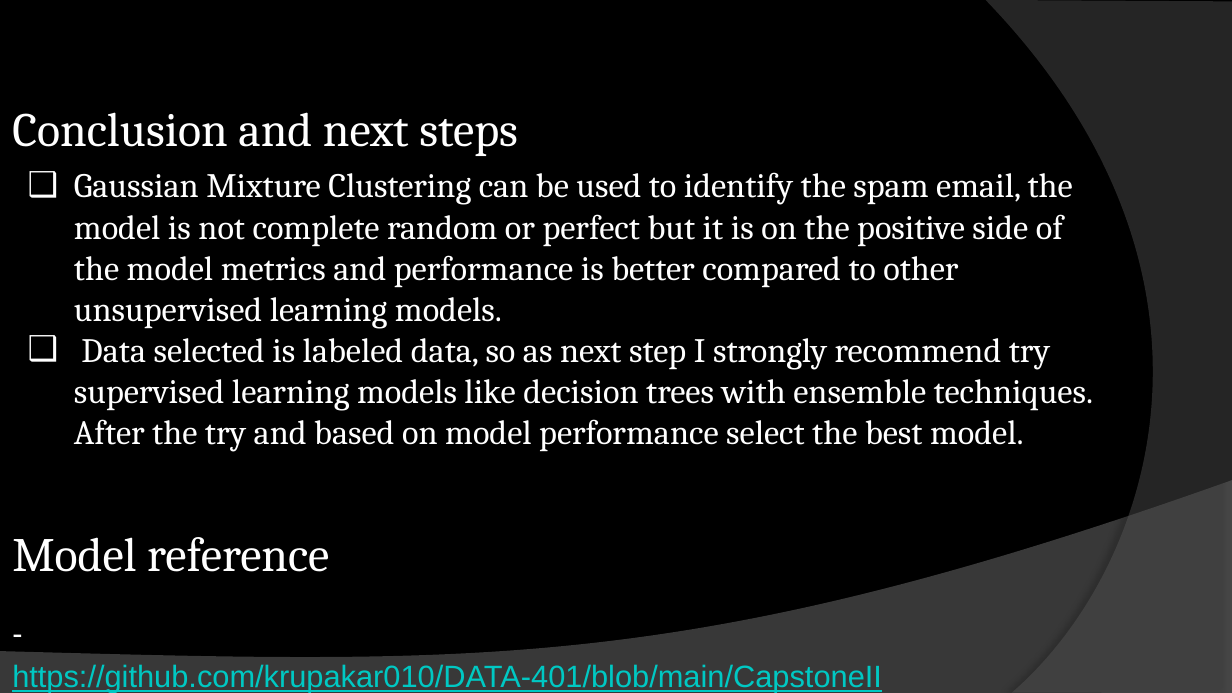
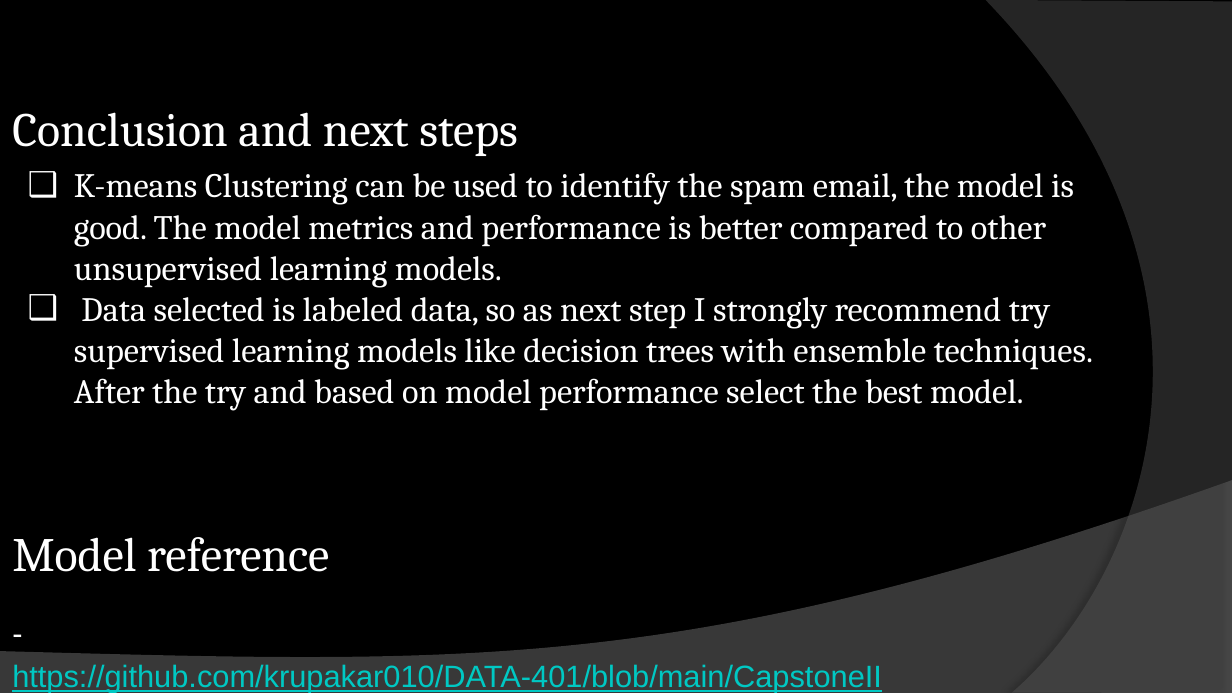
Before and after one commit to krupakar010/DATA-401, a slide deck: slide 12 of CapstoneIII_email_clustering.pptx (slide 11 before the commit). Drawn at 1232x693 pixels with LibreOffice and Linux fonts; fonts in the diff are those of the drawing; background and template pictures are left out. Boxes give left, top, right and bottom in pixels: in the first picture for what was removed or moved away, otherwise in the second. Text is boxed around its words. In the diff, an @@ line names an element or a change of style, - is before the commit and + after.

```diff
--- a/CapstoneIII_email_clustering.pptx
+++ b/CapstoneIII_email_clustering.pptx
@@ subtitle at [74, 172, 1074, 288]: text changed @@
-❑ Gaussian Mixture Clustering can be used to identify the spam email, the model is not complete random or perfect but it is on the positive side of the model metrics and performance is better compared to other unsupervised learning models.
+❑ K-means Clustering can be used to identify the spam email, the model is good. The model metrics and performance is better compared to other unsupervised learning models.
```
Also in this commit, not shown: 5 other slides changed, 1 slide added.
